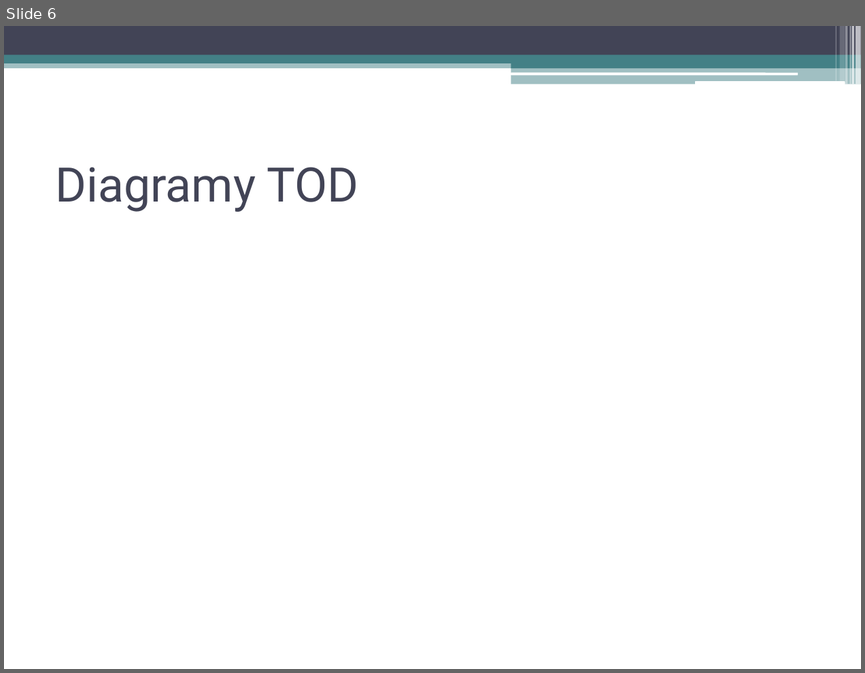
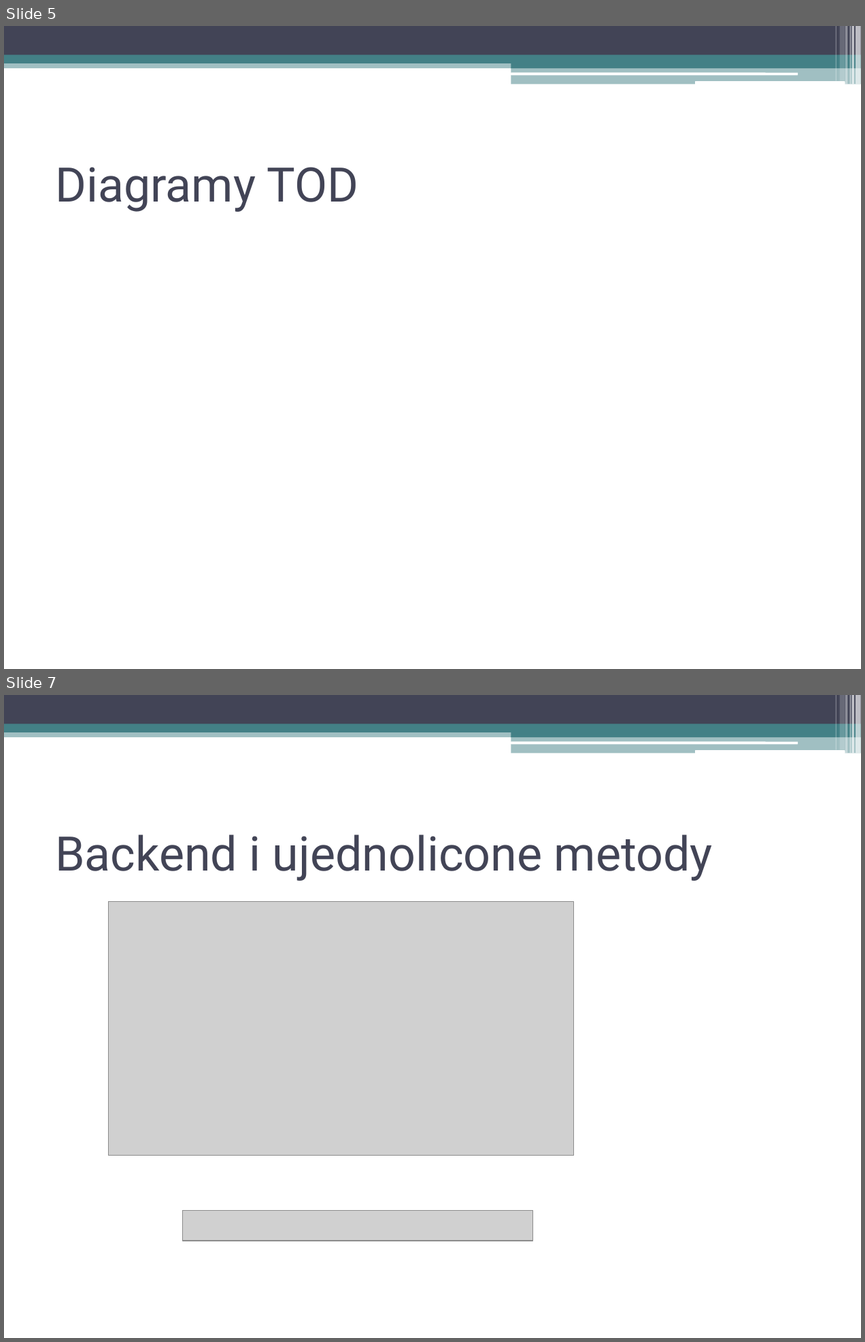
Before and after one commit to KonradMagiera/GUI-CRUD-TeamProject, a slide deck: IPAM-Prezentacja.pptx. Shown one above the other, each under a label of ours: slide 6 before the commit, slides 5 and 7 after it; the slides between them are not shown. The pictures are 865x673 and 865x1342 pixels, drawn with LibreOffice and Linux fonts; fonts in the diff are those of the drawing; grey boxes stand for pictures. Boxes give left, top, right and bottom in pixels: in the first picture for what was removed or moved away, otherwise in the second. Text is boxed around its words. In the diff, an @@ line names an element or a change of style, - is before the commit and + after.

```diff
--- a/IPAM-Prezentacja.pptx
+++ b/IPAM-Prezentacja.pptx
@@ slide 7 added at <box>4,695,861,1338</box>, background #FFFFFF; not listed: 13 template elements that a slide beside it also shows @@
@@ title added at <box>55,834,713,881</box>, 40 pt, text #424456 @@
+Backend i ujednolicone metody
@@ picture added at <box>109,902,574,1155</box> @@
@@ picture added at <box>183,1210,532,1240</box> @@
@@ what was slide 6 is now slide 5 @@
```
Also in this commit, not shown: 2 slides changed, 4 other slides added, 1 slide removed.
